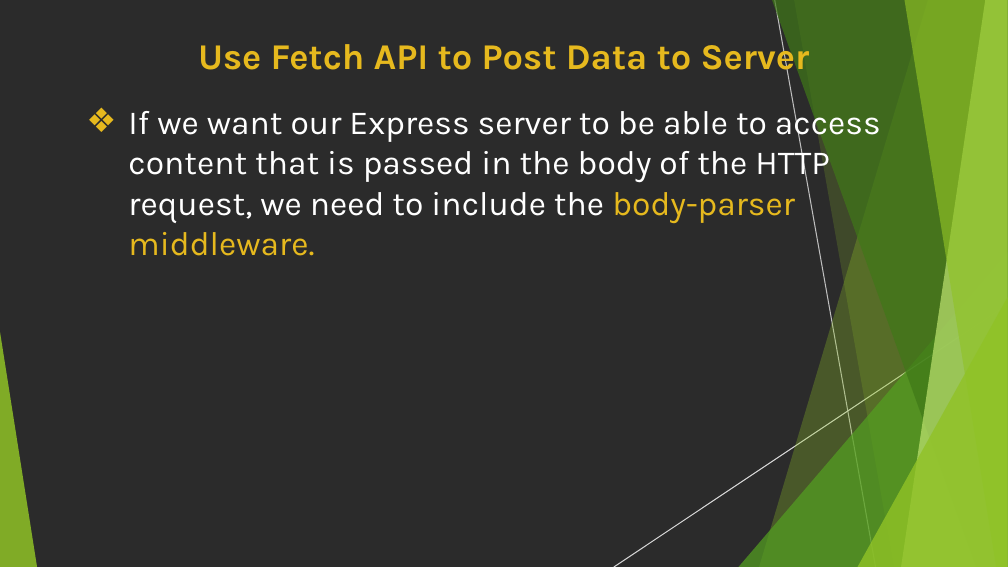
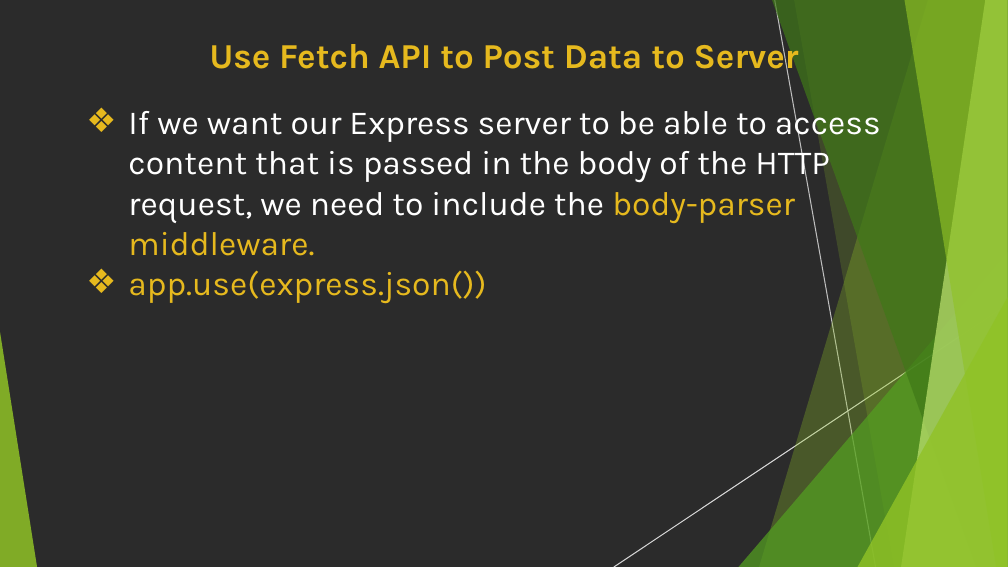
Before and after one commit to AssadMehmood/BackendNodeJS, a slide deck: slide 14 of Week2/Day1/FullStackWithReactAndExpress.pptx (slide 20 before the commit). Drawn at 1008x567 pixels with LibreOffice and Linux fonts; fonts in the diff are those of the drawing; background and template pictures are left out; a plain dark background stands for a picture behind light text. Boxes give left, top, right and bottom in pixels: in the first picture for what was removed or moved away, otherwise in the second. Text is boxed around its words. In the diff, an @@ line names an element or a change of style, - is before the commit and + after.

```diff
--- a/Week2/Day1/FullStackWithReactAndExpress.pptx
+++ b/Week2/Day1/FullStackWithReactAndExpress.pptx
@@ title "Use Fetch API to Post ..." at <box>209,37,799,78</box>: size 25.9 to 25 pt @@
@@ outline redrawn in 3 elements at <box>759,0,1008,566</box>, <box>794,0,1008,566</box>, <box>772,0,1008,566</box> @@
@@ text at <box>128,270,486,304</box>: paragraph added @@
+❖ app.use(express.json())
```
Also in this commit, not shown: 12 other slides changed, 13 slides removed, 4 other files.
